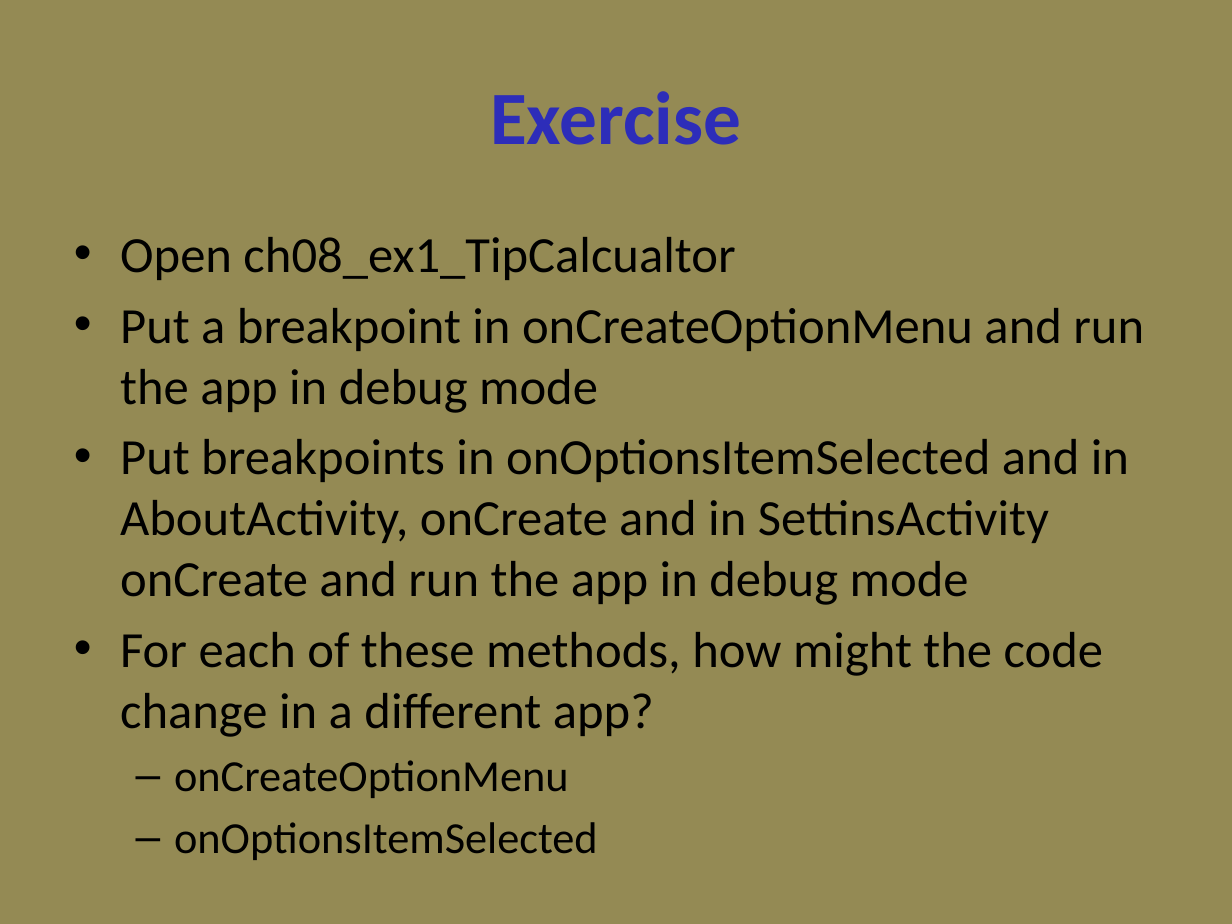
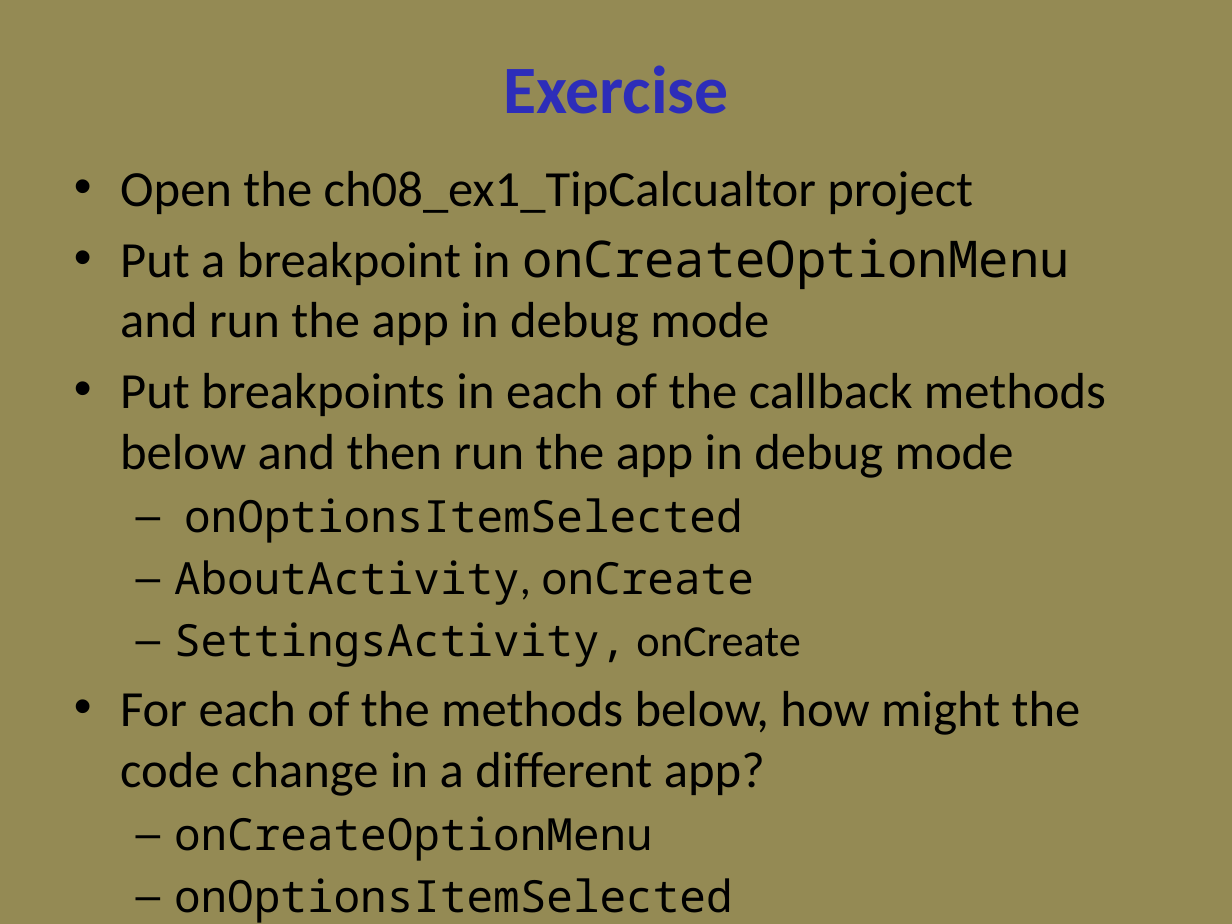
Before and after one commit to UO-CIS/CIS399Android-CourseMaterials, a slide deck: slide 18 of Notes and Slides/CIS399Wk2Day3b-Menu+Settings copy.pptx. Drawn at 1232x924 pixels with LibreOffice and Linux fonts; fonts in the diff are those of the drawing. Boxes give left, top, right and bottom in pixels: in the first picture for what was removed or moved away, otherwise in the second. Text is boxed around its words. In the diff, an @@ line names an element or a change of style, - is before the commit and + after.

```diff
--- a/Notes and Slides/CIS399Wk2Day3b-Menu+Settings copy.pptx
+++ b/Notes and Slides/CIS399Wk2Day3b-Menu+Settings copy.pptx
@@ title "Exercise" at (503,65,729,114): size 44 to 39.6 pt @@
@@ text "Open the ch08_ex1_TipCalcualtor project": place and size @@
-text "Open the ch08_ex1_TipCalcualtor project" at (120,237,1144,798)
+text "Open the ch08_ex1_TipCalcualtor project" at (120,171,1106,796)
@@ text at (120,171,973,215): text changed @@
-• Open ch08_ex1_TipCalcualtor
+• Open the ch08_ex1_TipCalcualtor project
@@ text at (120,238,1070,346): font Calibri to Noto Sans Mono in "onCreateOptionMenu", "onCreateOptionMenu", "onOptionsItemSelected" @@
@@ text at (120,373,1106,796): text changed @@
-• Put breakpoints in onOptionsItemSelected and in AboutActivity, onCreate and in SettinsActivity onCreate and run the app in debug mode
-• For each of these methods, how might the code change in a different app?
+• Put breakpoints in each of the callback methods below and then run the app in debug mode
+  – onOptionsItemSelected
+  – AboutActivity, onCreate
+  – SettingsActivity, onCreate
+• For each of the methods below, how might the code change in a different app?
```
Also in this commit, not shown: 1 other slide changed, 4 other files.
